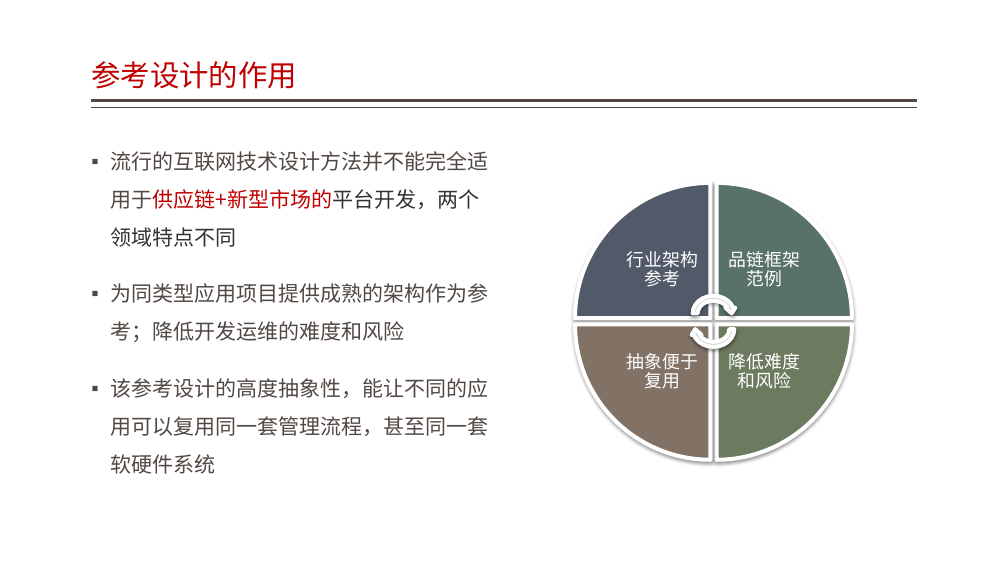
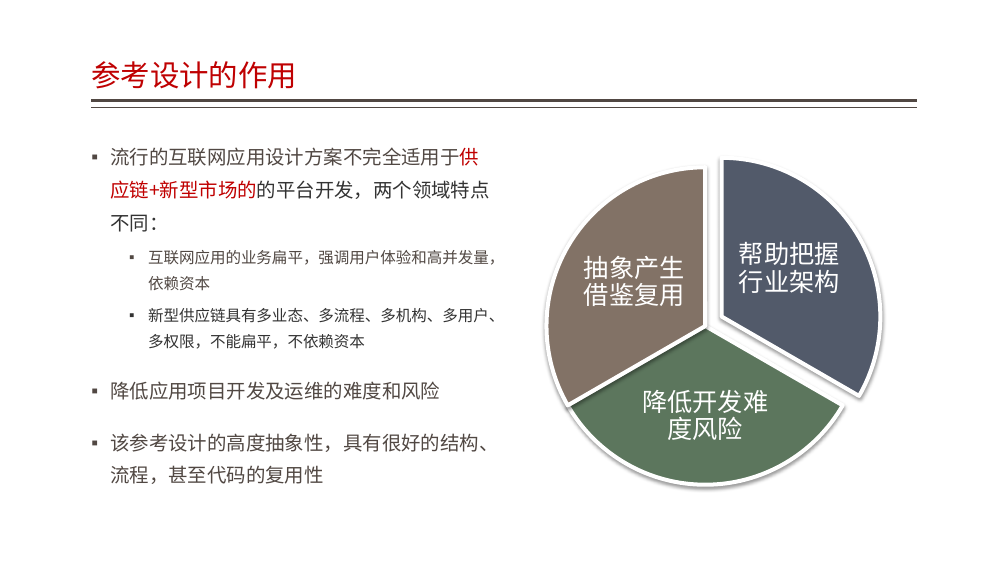
Before and after one commit to jzgi/chainsmart, a slide deck: slide 2 of Docs/品链应用参考设计.pptx. Drawn at 1008x567 pixels with LibreOffice and Linux fonts; fonts in the diff are those of the drawing. Boxes give left, top, right and bottom in pixels: in the first picture for what was removed or moved away, otherwise in the second. Text is boxed around its words. In the diff, an @@ line names an element or a change of style, - is before the commit and + after.

```diff
--- a/Docs/品链应用参考设计.pptx
+++ b/Docs/品链应用参考设计.pptx
@@ text at [110, 147, 504, 484]: text changed; size 20 to 18.5 pt @@
-▪ 流行的互联网技术设计方法并不能完全适用于供应链+新型市场的平台开发，两个领域特点不同
-▪ 为同类型应用项目提供成熟的架构作为参考；降低开发运维的难度和风险
-▪ 该参考设计的高度抽象性，能让不同的应用可以复用同一套管理流程，甚至同一套软硬件系统
+▪ 流行的互联网应用设计方案不完全适用于供应链+新型市场的的平台开发，两个领域特点不同：
+  ▪ 互联网应用的业务扁平，强调用户体验和高并发量，依赖资本
+  ▪ 新型供应链具有多业态、多流程、多机构、多用户、多权限，不能扁平，不依赖资本
+▪ 降低应用项目开发及运维的难度和风险
+▪ 该参考设计的高度抽象性，具有很好的结构、流程，甚至代码的复用性
@@ pie slice (boxed as its full ellipse) added at [547, 167, 864, 485], fill #5C765D, outline #FFFFFF 3.82 pt @@
@@ pie slice (boxed as its full ellipse) added at [547, 167, 864, 485], fill #827266, outline #FFFFFF 3.82 pt @@
@@ pie slice (boxed as its full ellipse) added at [563, 158, 881, 476], fill #525A6A, outline #FFFFFF 3.82 pt @@
@@ text at [584, 256, 685, 306]: text changed; size 17 to 24 pt @@
-抽象便于复用
+抽象产生借鉴复用
@@ text at [739, 242, 840, 293]: text changed; size 17 to 24 pt @@
-行业架构参考
+帮助把握行业架构
@@ group removed at [575, 183, 852, 460]: 4 pie wedges, 2 circular arrows, 1 text @@
-品链框架范例
@@ text at [642, 390, 768, 440]: text changed; size 17 to 24 pt @@
-降低难度和风险
+降低开发难度风险
```
Also in this commit, not shown: 2 other slides changed, 2 slides added, 2 slides removed, 24 other files.
